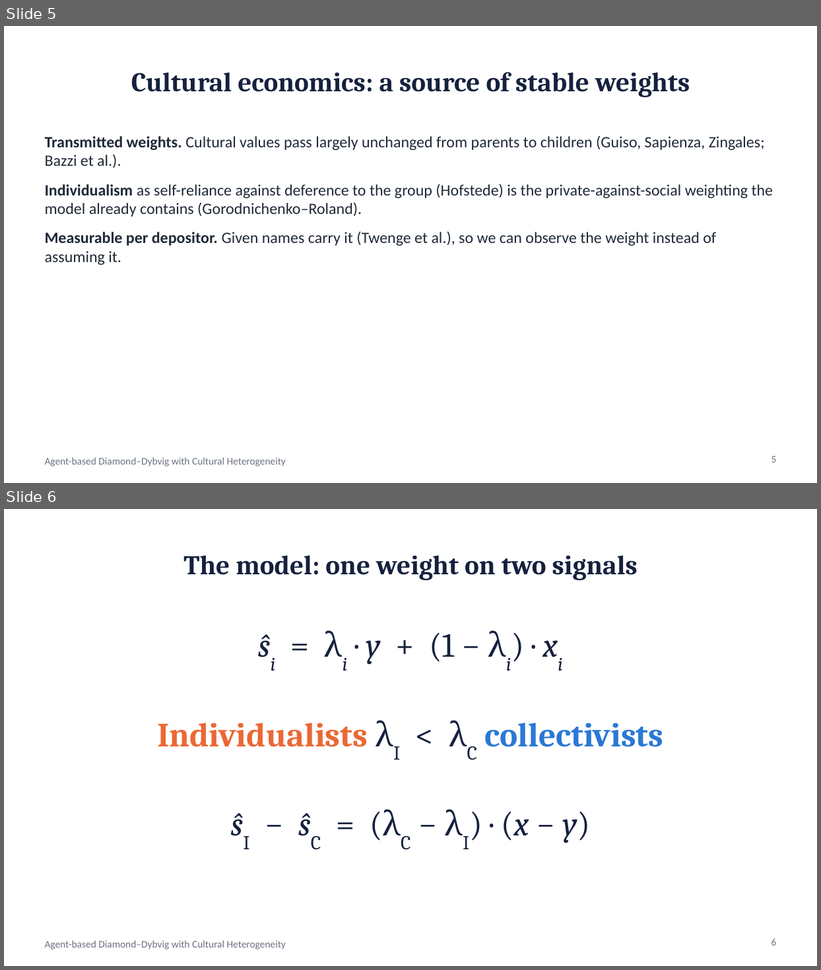
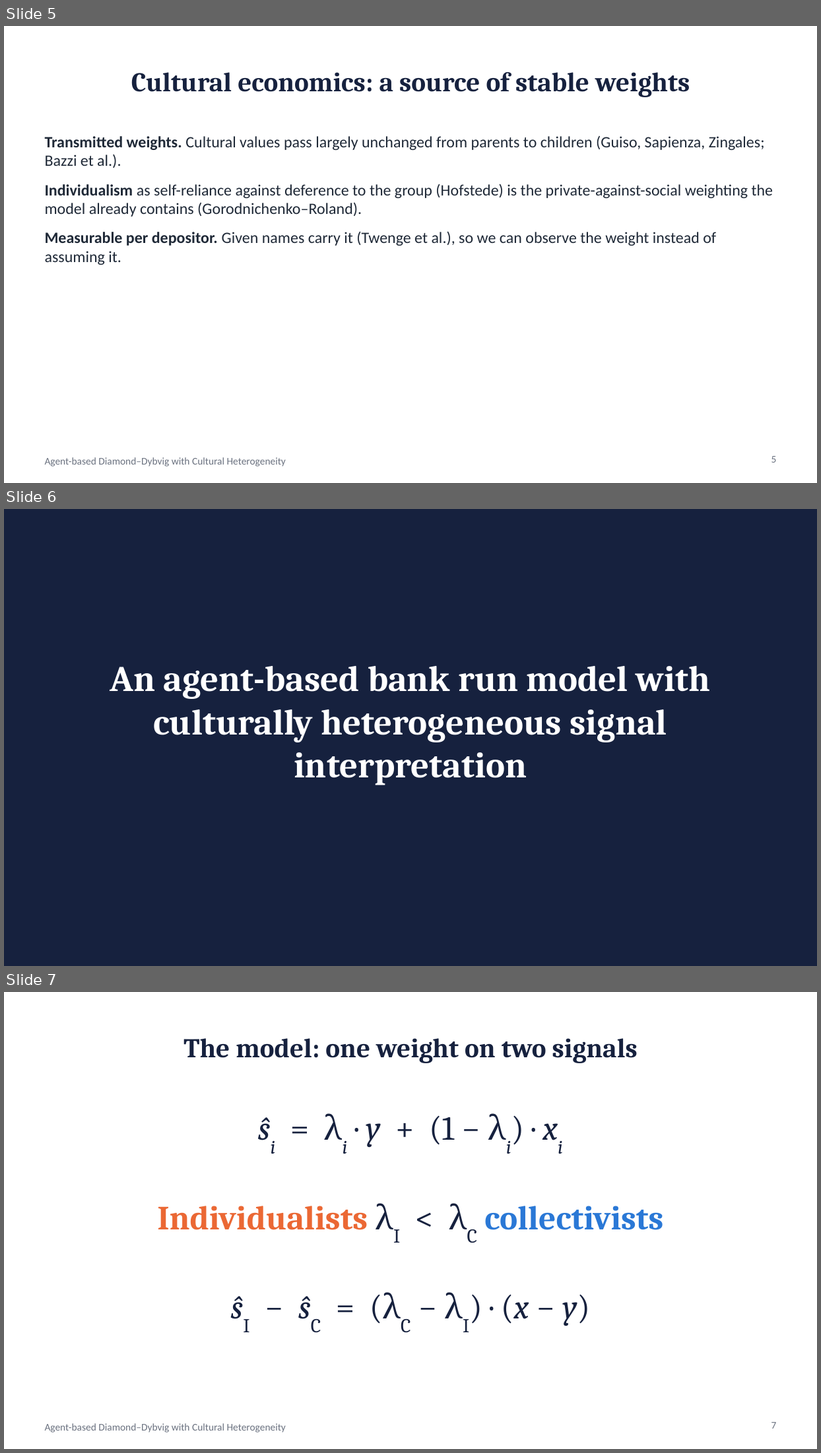
Before and after one commit to wlstover/BankRuns5, a slide deck: docs/deck_2026-10-26_seminar.pptx. Shown one above the other, each under a label of ours: slides 5 and 6 before the commit, slides 5, 6 and 7 after it. The pictures are 821x970 and 821x1453 pixels, drawn with LibreOffice and Linux fonts; fonts in the diff are those of the drawing. Boxes give left, top, right and bottom in pixels: in the first picture for what was removed or moved away, otherwise in the second. Text is boxed around its words. In the diff, an @@ line names an element or a change of style, - is before the commit and + after.

```diff
--- a/docs/deck_2026-10-26_seminar.pptx
+++ b/docs/deck_2026-10-26_seminar.pptx
@@ slide 6 added at [4,509,817,966], background #16213E @@
@@ title added at [110,666,710,786], 32 pt, text #FFFFFF, bold @@
+An agent-based bank run model with culturally heterogeneous signal interpretation
@@ what was slide 6 is now slide 7 @@
@@ page number at [772,1422,777,1429]: text changed @@
-6
+7
```
Also in this commit, not shown: 1 other slide added, 2 other files.
